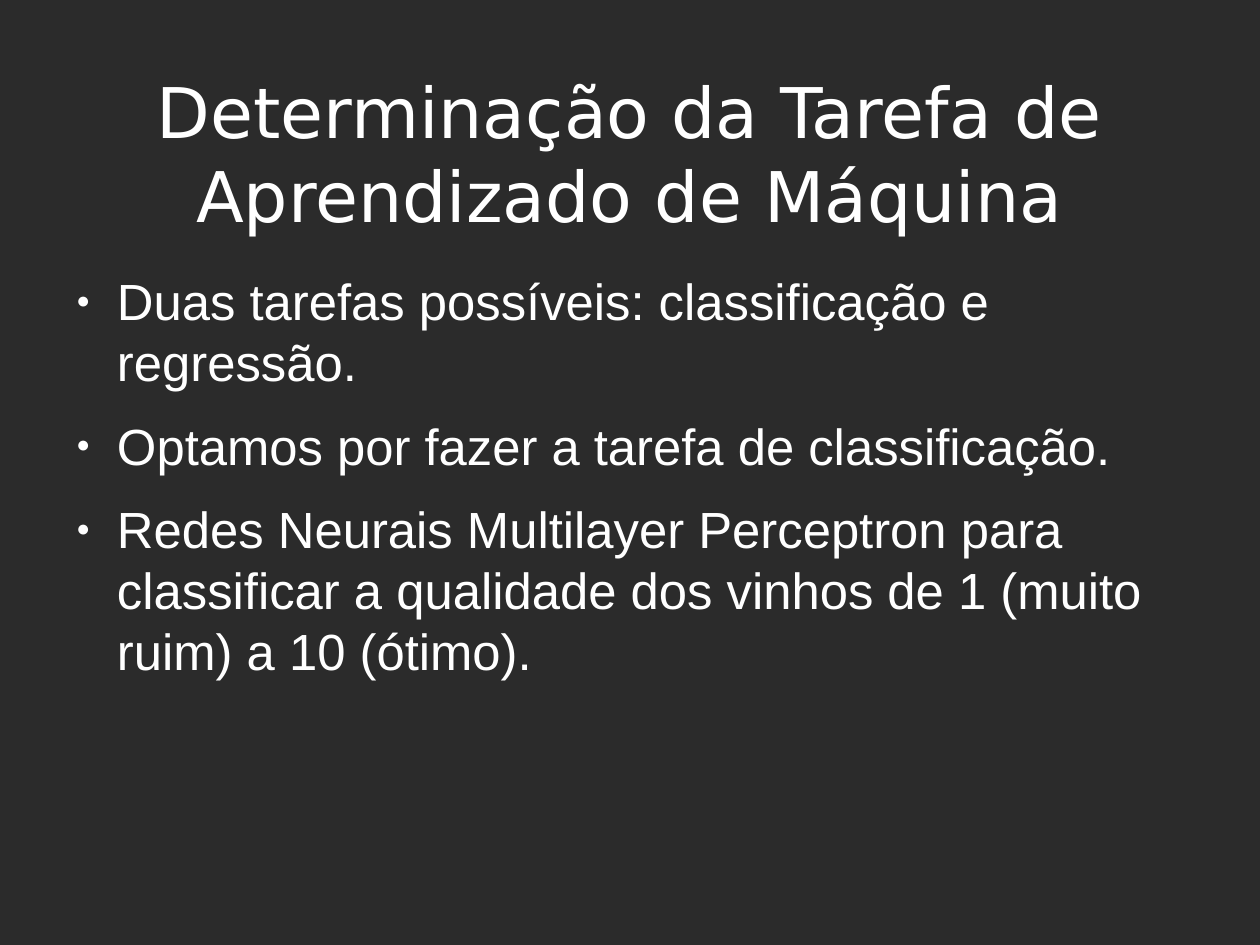
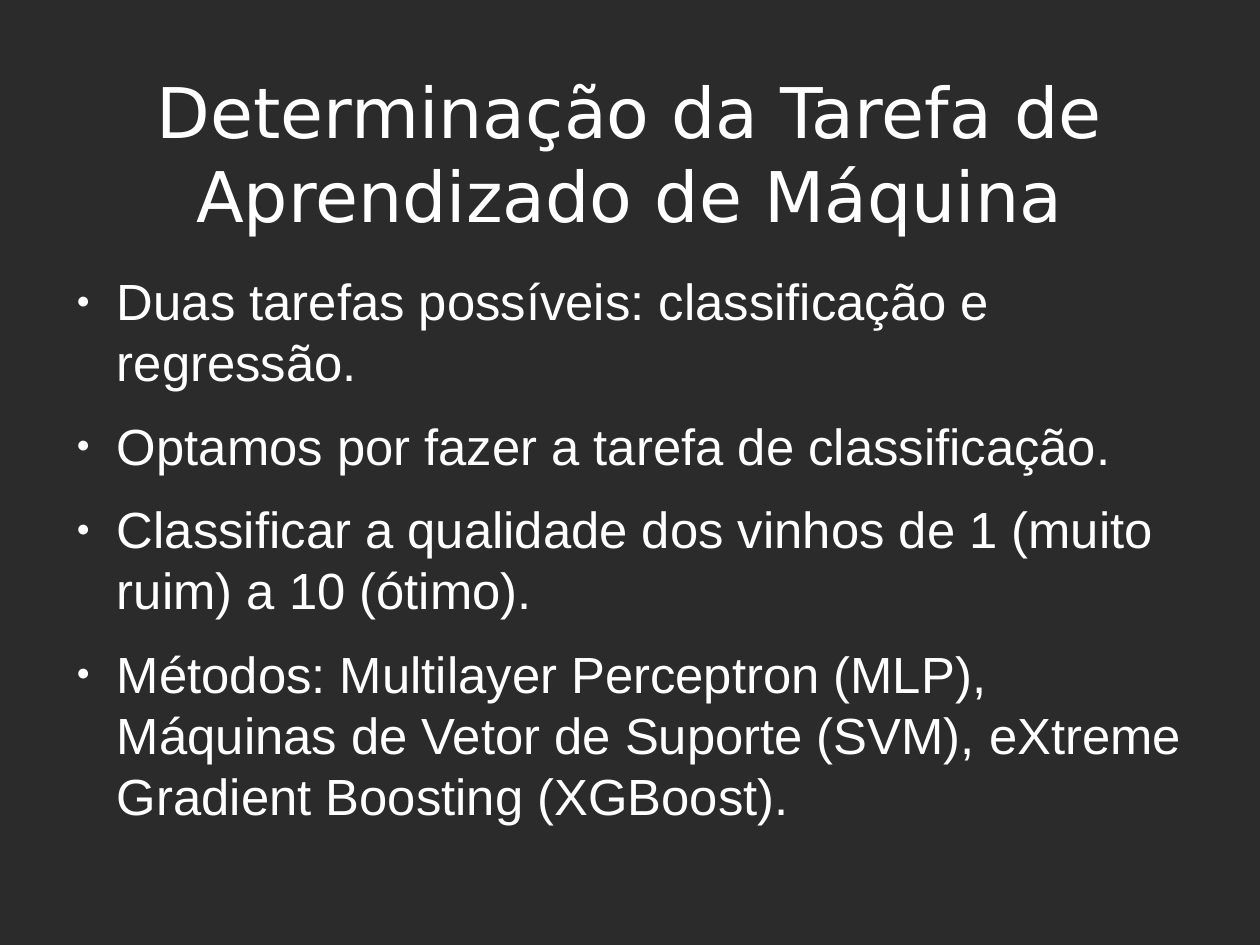
Before and after one commit to sdkgit123/RNA-atv3, a slide deck: slide 6 of RNA-apresentacao.odp. Drawn at 1260x945 pixels with LibreOffice and Linux fonts; fonts in the diff are those of the drawing; background and template pictures are left out; a plain dark background stands for a picture behind light text. Boxes give left, top, right and bottom in pixels: in the first picture for what was removed or moved away, otherwise in the second. Text is boxed around its words. In the diff, an @@ line names an element or a change of style, - is before the commit and + after.

```diff
--- a/RNA-apresentacao.odp
+++ b/RNA-apresentacao.odp
@@ text at (117,511,1181,825): text changed @@
-● Redes Neurais Multilayer Perceptron para classificar a qualidade dos vinhos de 1 (muito ruim) a 10 (ótimo).
+● Classificar a qualidade dos vinhos de 1 (muito ruim) a 10 (ótimo).
+● Métodos: Multilayer Perceptron (MLP), Máquinas de Vetor de Suporte (SVM), eXtreme Gradient Boosting (XGBoost).
```
Also in this commit, not shown: 5 other slides changed, 4 slides added, 1 slide removed, 3 other files.
